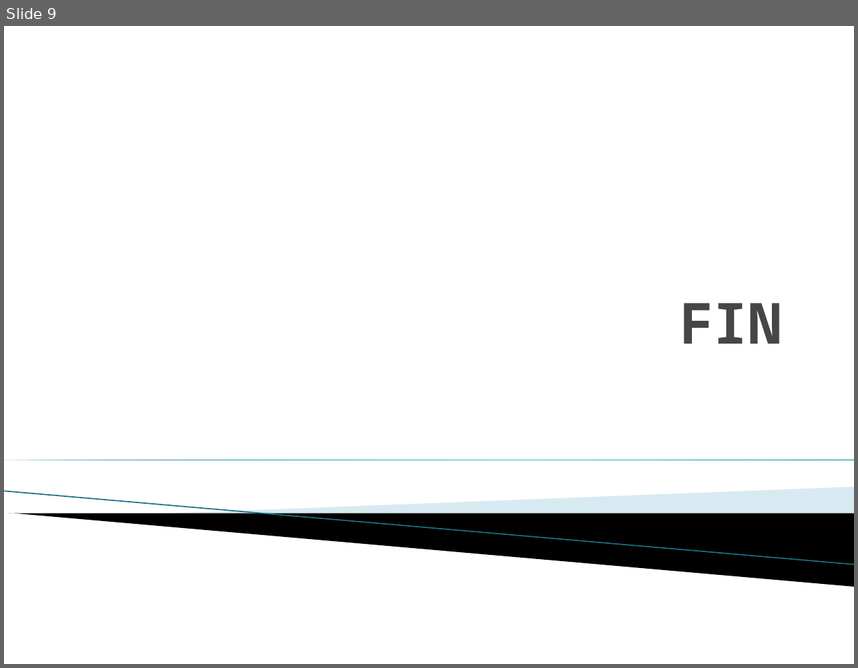
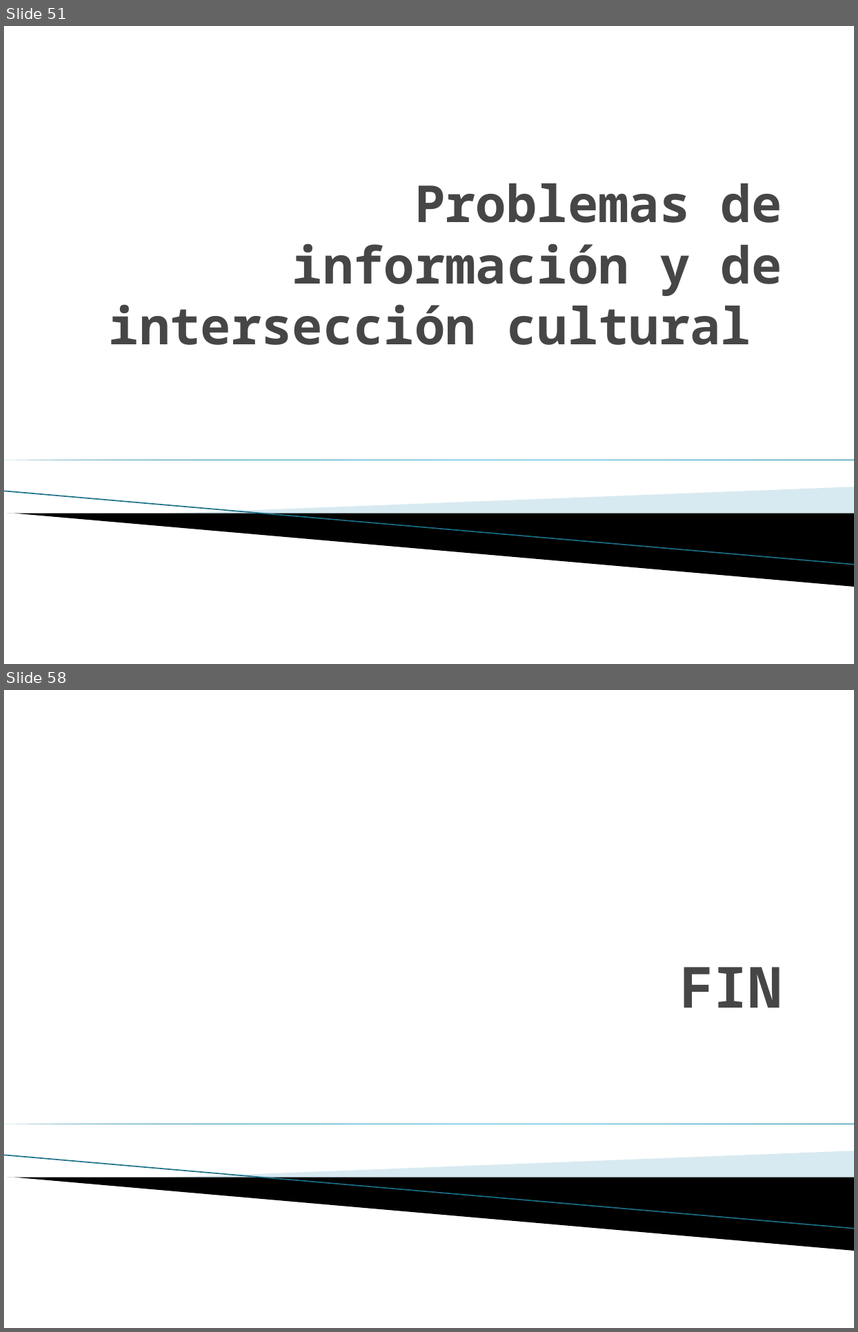
Before and after one commit to carlamadeo/proyectosfacultad, a slide deck: Modelos Organizacionales/TPS/TP_Grupo_C_Redes_Sociales.pptx. Shown one above the other, each under a label of ours: slide 9 before the commit, slides 51 and 58 after it; the slides between them are not shown. The pictures are 858x668 and 858x1332 pixels, drawn with LibreOffice and Linux fonts; fonts in the diff are those of the drawing; background and template pictures are left out. Boxes give left, top, right and bottom in pixels: in the first picture for what was removed or moved away, otherwise in the second. Text is boxed around its words. In the diff, an @@ line names an element or a change of style, - is before the commit and + after.

```diff
--- a/Modelos Organizacionales/TPS/TP_Grupo_C_Redes_Sociales.pptx
+++ b/Modelos Organizacionales/TPS/TP_Grupo_C_Redes_Sociales.pptx
@@ slide 51 added at <box>4,26,854,664</box>, background #FFFFFF; not listed: 4 template elements that a slide beside it also shows @@
@@ title added at <box>109,183,782,345</box>, 43.2 pt, text #464646, bold @@
+Problemas de información y de intersección cultural
@@ what was slide 9 is now slide 58 @@
```
Also in this commit, not shown: 48 other slides added, 1 other file.
